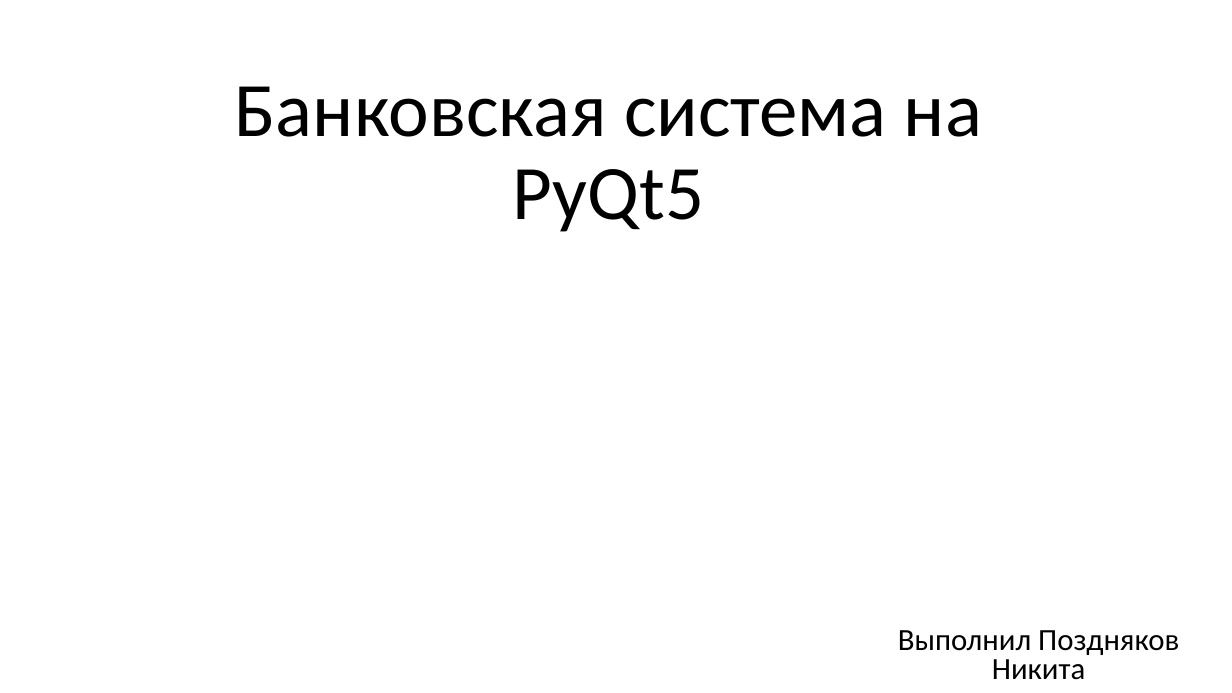
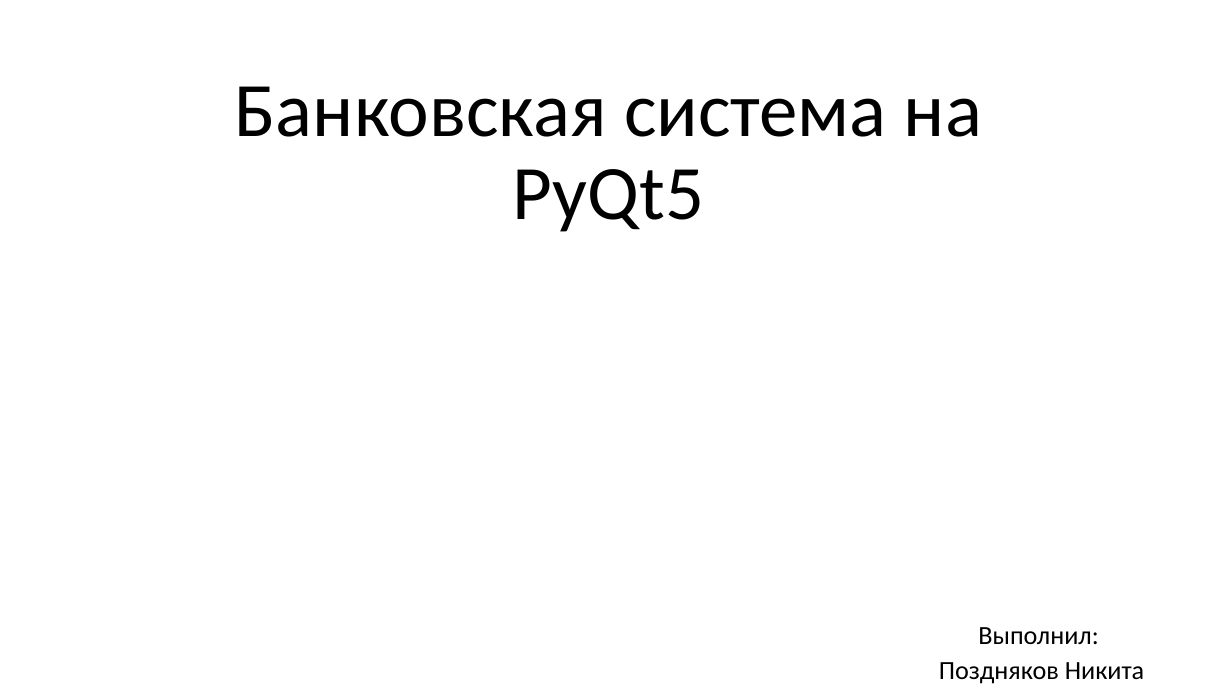
Before and after one commit to koluiree/Bank_System, a slide deck: slide 1 of Банковская система на PyQt5.pptx. Drawn at 1232x693 pixels with LibreOffice and Linux fonts; fonts in the diff are those of the drawing. Boxes give left, top, right and bottom in pixels: in the first picture for what was removed or moved away, otherwise in the second. Text is boxed around its words. In the diff, an @@ line names an element or a change of style, - is before the commit and + after.

```diff
--- a/Банковская система на PyQt5.pptx
+++ b/Банковская система на PyQt5.pptx
@@ subtitle at (x1=939, y1=627, x2=1144, y2=684): text changed; size 24 to 20.4 pt @@
-Выполнил Поздняков Никита
+Выполнил:
+Поздняков Никита
```
Also in this commit, not shown: 3 other slides changed.
